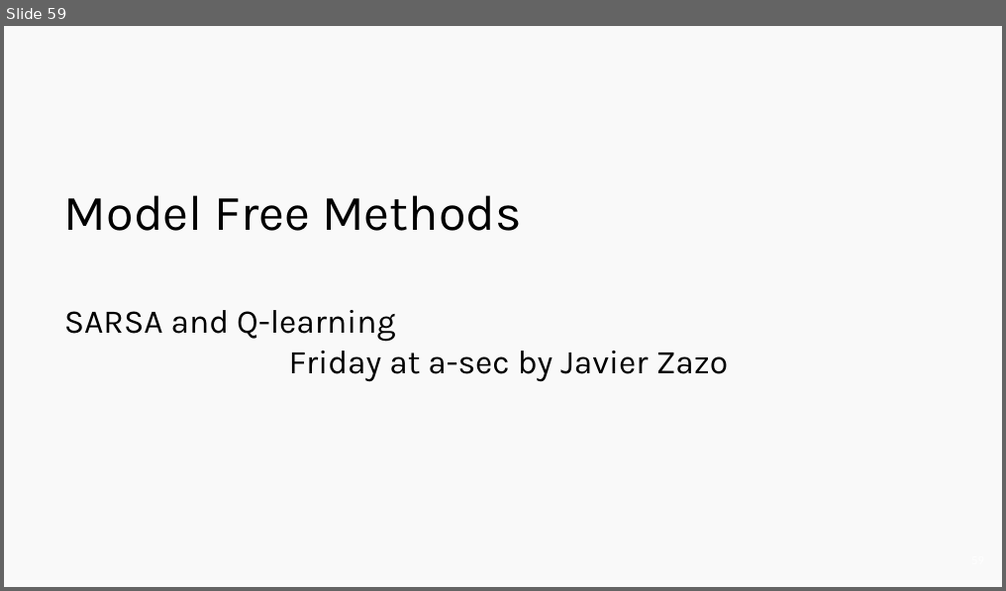
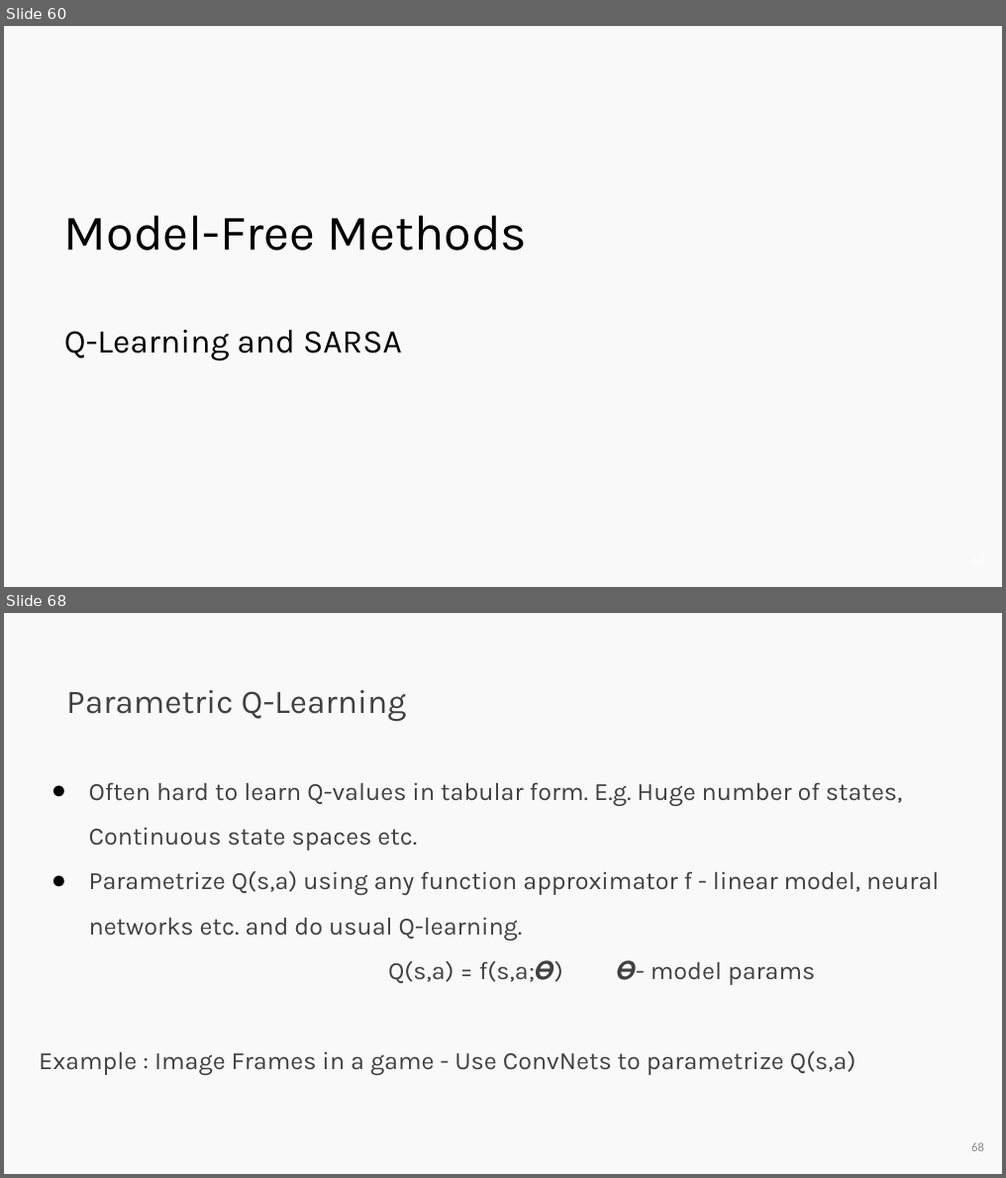
Before and after one commit to wfseaton/2020-CS109B, a slide deck: content/lectures/lecture20/presentation/cs109b_RL.pptx. Shown one above the other, each under a label of ours: slide 59 before the commit, slides 60 and 68 after it; the slides between them are not shown. The pictures are 1006x591 and 1006x1178 pixels, drawn with LibreOffice and Linux fonts; fonts in the diff are those of the drawing. Boxes give left, top, right and bottom in pixels: in the first picture for what was removed or moved away, otherwise in the second. Text is boxed around its words. In the diff, an @@ line names an element or a change of style, - is before the commit and + after.

```diff
--- a/content/lectures/lecture20/presentation/cs109b_RL.pptx
+++ b/content/lectures/lecture20/presentation/cs109b_RL.pptx
@@ slide 68 added at bbox=[4, 613, 1002, 1174], background #F9F9F9 @@
@@ title added at bbox=[66, 690, 407, 722], 24 pt, text #404040 @@
+Parametric Q-Learning
@@ text added at bbox=[39, 782, 939, 1075], 18 pt, text #404040 @@
+● Often hard to learn Q-values in tabular form. E.g. Huge number of states, Continuous state spaces etc.
+● Parametrize Q(s,a) using any function approximator f - linear model, neural networks etc. and do usual Q-learning.
+Q(s,a) = f(s,a;𝜭) 𝜭- model params
+Example : Image Frames in a game - Use ConvNets to parametrize Q(s,a)
@@ page number added at bbox=[971, 1143, 984, 1152], 9 pt, text #8C8C8C @@
+68
@@ what was slide 59 is now slide 60 @@
@@ slide 60 changed as well @@
@@ title at bbox=[64, 215, 528, 362]: text changed @@
-Model Free Methods
-SARSA and Q-learning
-Friday at a-sec by Javier Zazo
+Model-Free Methods
+Q-Learning and SARSA
```
Also in this commit, not shown: 5 other slides changed, 12 other slides added, 7 slides removed, 21 other files.
